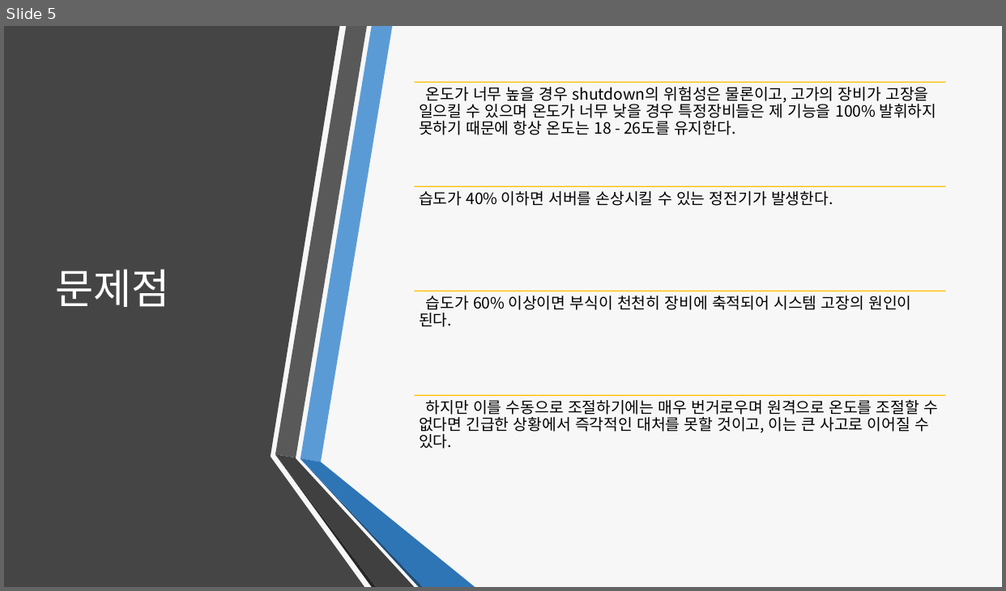
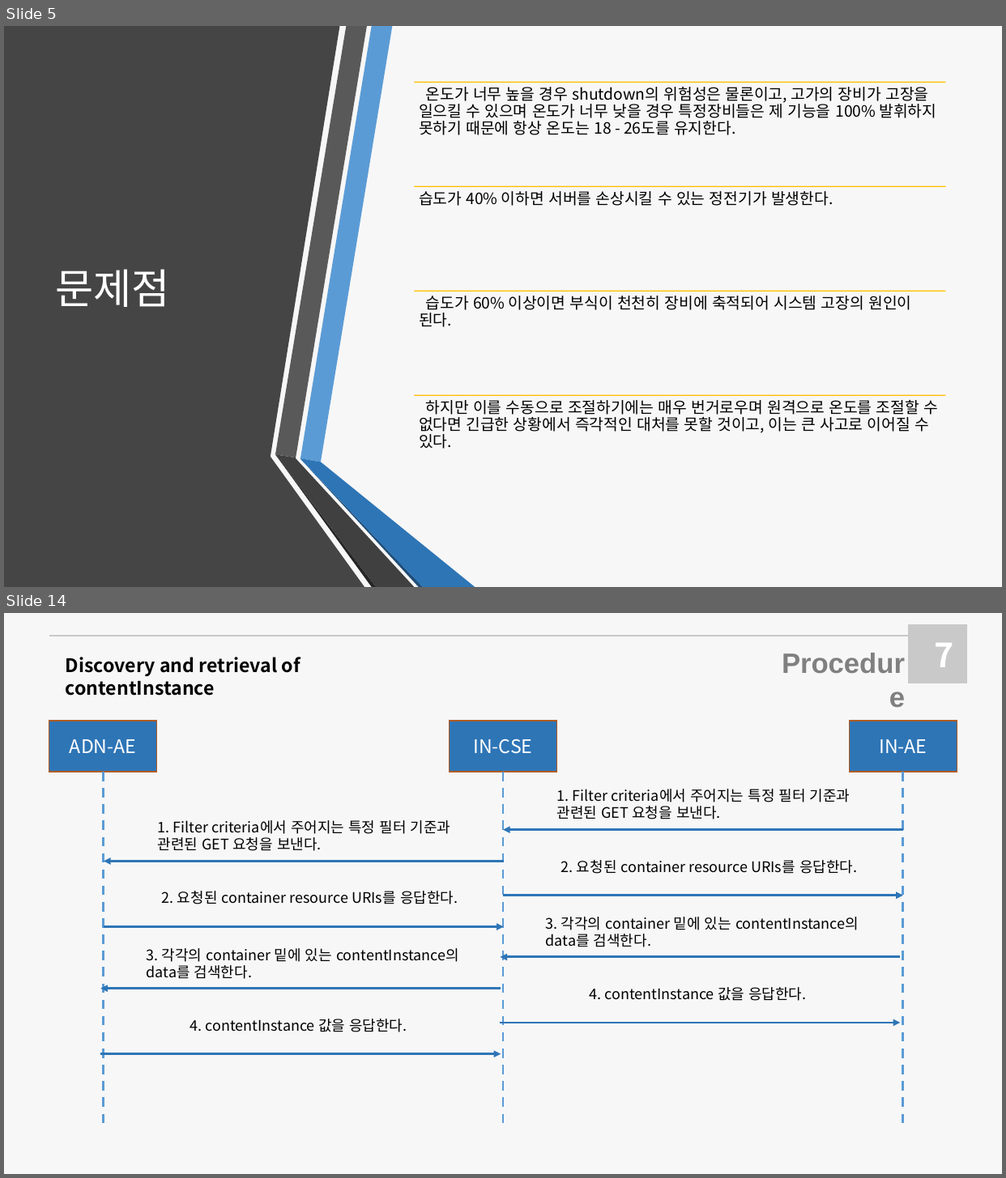
Before and after one commit to Sejong-OSA/Server-temperature-management-system, a slide deck: docs/서버실 온습도 조절 프로젝트.pptx. Shown one above the other, each under a label of ours: slide 5 before the commit, slides 5 and 14 after it; the slides between them are not shown. The pictures are 1006x591 and 1006x1178 pixels, drawn with LibreOffice and Linux fonts; fonts in the diff are those of the drawing. Boxes give left, top, right and bottom in pixels: in the first picture for what was removed or moved away, otherwise in the second. Text is boxed around its words. In the diff, an @@ line names an element or a change of style, - is before the commit and + after.

```diff
--- a/docs/서버실 온습도 조절 프로젝트.pptx
+++ b/docs/서버실 온습도 조절 프로젝트.pptx
@@ slide 14 added at [4,613,1002,1174], background #F7F7F7 @@
@@ line added from (49, 636) to (908, 636), #C9C9C9 1.5 pt @@
@@ rectangle added at [908,624,967,683], fill #C9C9C9 @@
@@ text added at [66,657,300,696], 18 pt, text #000000, bold @@
+Discovery and retrieval of contentInstance
@@ text added at [760,641,912,683], 27 pt, text #808080, bold @@
+Procedure
@@ text added at [934,643,953,667], 32 pt, text #FFFFFF, bold @@
+7
@@ rectangle added at [49,721,157,772], fill #2E75B6, outline #AF5C24 1 pt, 18 pt, text #FFFFFF @@
+ADN-AE
@@ rectangle added at [450,721,557,772], fill #2E75B6, outline #AF5C24 1 pt, 18 pt, text #FFFFFF @@
+IN-CSE
@@ rectangle added at [849,721,957,772], fill #2E75B6, outline #AF5C24 1 pt, 18 pt, text #FFFFFF @@
+IN-AE
@@ line added from (103, 772) to (103, 1130), #5B9BD5 2.25 pt dashed @@
@@ line added from (503, 772) to (503, 1130), #5B9BD5 2.25 pt dashed @@
@@ line added from (903, 772) to (903, 1130), #5B9BD5 2.25 pt dashed @@
@@ text added at [557,789,850,820], 14 pt, text #000000 @@
+1. Filter criteria에서 주어지는 특정 필터 기준과
+관련된 GET 요청을 보낸다.
@@ text added at [158,820,451,851], 14 pt, text #000000 @@
+1. Filter criteria에서 주어지는 특정 필터 기준과
+관련된 GET 요청을 보낸다.
@@ arrow added from (903, 830) to (503, 830), #2E75B6 2.25 pt @@
@@ arrow added from (504, 862) to (104, 862), #2E75B6 2.25 pt @@
@@ text added at [561,860,857,874], 14 pt, text #000000 @@
+2. 요청된 container resource URIs를 응답한다.
@@ text added at [162,891,458,905], 14 pt, text #000000 @@
+2. 요청된 container resource URIs를 응답한다.
@@ arrow added from (503, 895) to (903, 895), #2E75B6 2.25 pt @@
@@ arrow added from (104, 926) to (504, 926), #2E75B6 2.25 pt @@
@@ text added at [546,917,859,948], 14 pt, text #000000 @@
+3. 각각의 container 밑에 있는 contentInstance의
+data를 검색한다.
@@ text added at [147,948,459,979], 14 pt, text #000000 @@
+3. 각각의 container 밑에 있는 contentInstance의
+data를 검색한다.
@@ arrow added from (900, 957) to (501, 957), #2E75B6 2.25 pt @@
@@ arrow added from (501, 989) to (100, 989), #2E75B6 2.25 pt @@
@@ text added at [590,987,806,1001], 14 pt, text #000000 @@
+4. contentInstance 값을 응답한다.
@@ text added at [190,1019,407,1033], 14 pt, text #000000 @@
+4. contentInstance 값을 응답한다.
@@ arrow added from (501, 1023) to (900, 1023), #2E75B6 2.25 pt @@
@@ arrow added from (100, 1054) to (501, 1054), #2E75B6 2.25 pt @@
```
Also in this commit, not shown: 3 slides changed, 22 other slides added, 4 slides removed, 5 other files.
